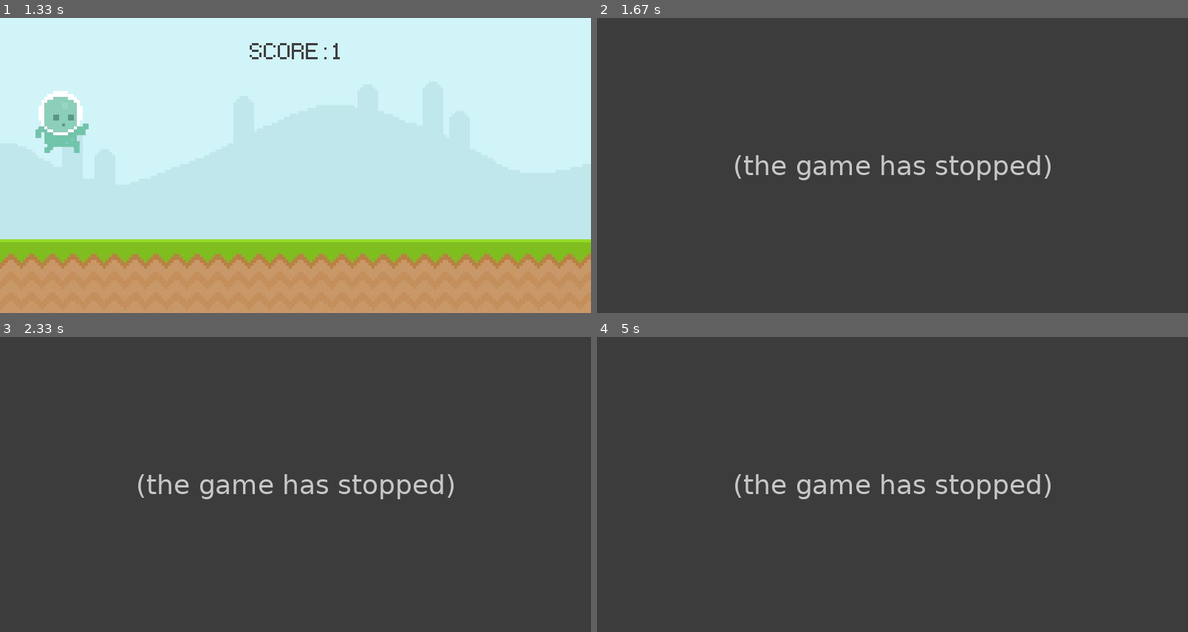
Above: before the commit, frames 1-4 (two rows, left to right).
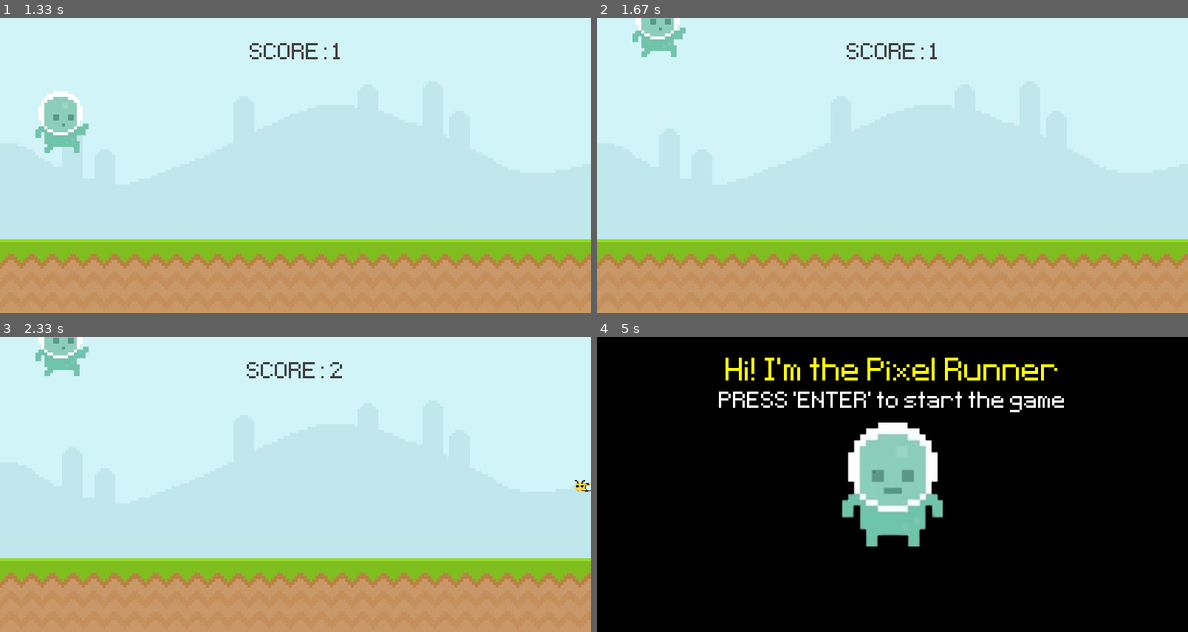
Above: after the commit, the same moments.

Repository: arushi32588/pygame.runner
Game: pygame game, started from runner.py
Same seed, same stepped clock (60 frames per second), same inputs: the game is played once before the commit and once after it.
Inputs (mouse positions are in pixels of both pictures, inside the frame that each line leads up to):
- Up to frame 1 (1.33 s): tap Space at 0.33 s; click (59, 206) at 1.22 s
- Up to frame 2 (1.67 s): no input
- Up to frame 3 (2.33 s): tap Space at 2 s
- Up to frame 4 (5 s): click (1046, 531) at 2.88 s; tap Space at 3.23, 3.53, 3.73, 4.03, 4.8 s

Frame 1 is identical in both runs. In frame 2, 100% of the frame differs, in the area x 0-100%, y 0-100%; in frame 3, 100%; in frame 4, 100%.
Error before the commit: NameError: name 'snail_surf' is not defined (runner.py line 112); the game stopped at 1.5 s (later frames are placeholders)

Commit message:
Added snail and fly animations.

Diff:
--- a/runner.py
+++ b/runner.py
@@ -33,8 +33,19 @@
 
 #Obstacles
 
-fly_surf = pygame.image.load('graphics/Fly/Fly3.png').convert_alpha()
-fly_surf = pygame.transform.scale(fly_surf, (100, 50))
+snail_frame1 = pygame.image.load('graphics/Snail/snail1.png').convert_alpha()
+snail_frame2 = pygame.image.load('graphics/Snail/snail2.png').convert_alpha()
+snail_frames = [snail_frame1, snail_frame1]
+snail_frame_index = 0
+snail_surf = snail_frames[snail_frame_index]
+
+fly_frame1 = pygame.image.load('graphics/Fly/Fly3.png').convert_alpha()
+fly_frame2 = pygame.image.load('graphics/Fly/Fly4.png').convert_alpha()
+fly_frame1 = pygame.transform.scale(fly_frame1, (100, 50))
+fly_frame2 = pygame.transform.scale(fly_frame2, (100, 50))
+fly_frames = [fly_frame1, fly_frame2]
+fly_frame_index = 0
+fly_surf = fly_frames[fly_frame_index]
 
 obstacle_rect_list = []
 
@@ -77,6 +88,10 @@
 obstacle_timer = pygame.USEREVENT + 1
 pygame.time.set_timer(obstacle_timer, 1500)
 
+snail_animation_timer = pygame.USEREVENT + 2
+pygame.time.set_timer(snail_animation_timer, 500)
+fly_animation_timer = pygame.USEREVENT + 3
+pygame.time.set_timer(fly_animation_timer, 200)
 
 #score_surf = font1.render('Runner', False, (64, 64, 64))
 #score_rect = score_surf.get_rect(center = (400, 50))
@@ -109,7 +124,22 @@
             if randint(0, 2) == 1:
                 obstacle_rect_list.append(snail_surf.get_rect(midbottom = (randint(900, 1100) ,300)))
             else:
-                obstacle_rect_list.append(snail_surf.get_rect(midbottom = (randint(900, 1100) ,220)))
+                obstacle_rect_list.append(snail_surf.get_rect(midbottom = (randint(900, 1100) ,210)))
+
+        if event.type == snail_animation_timer:
+            if snail_frame_index == 0:
+                snail_frame_index = 1
+            else:
+                snail_frame_index = 0
+            snail_surf = snail_frames[snail_frame_index]
+
+        if event.type == fly_animation_timer:
+            if fly_frame_index == 0:
+                fly_frame_index = 1
+            else:
+                fly_frame_index = 0
+            fly_surf = fly_frames[fly_frame_index]
+
     if game_active == -1:
         screen.fill('Black')
         screen.blit(player_stand, player_stand_rect)
